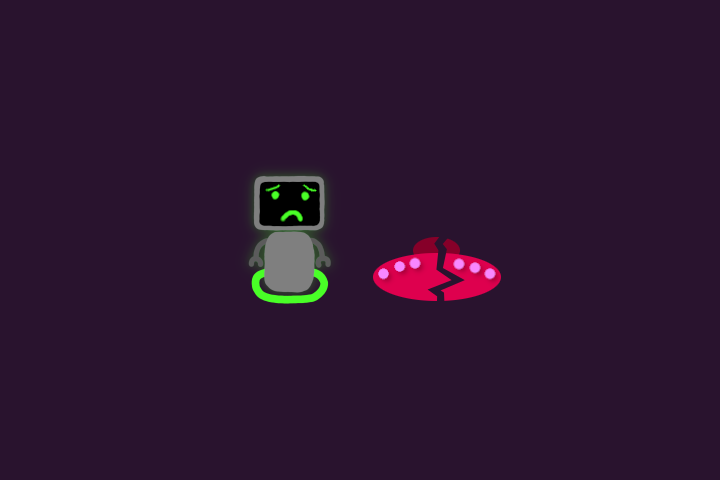
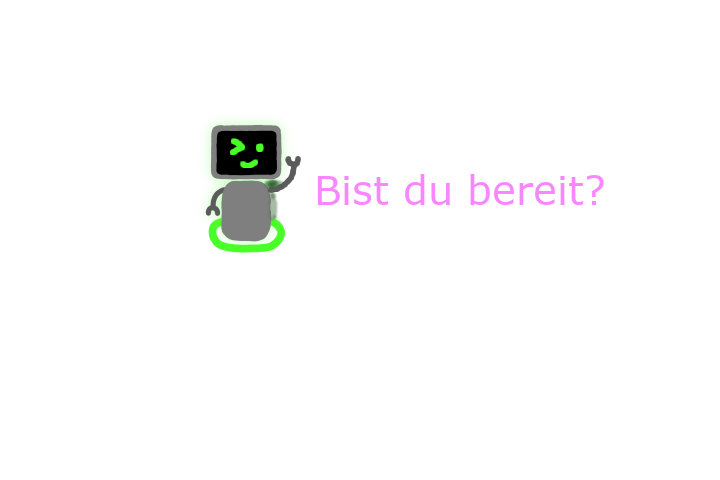
Comparing the layer stacks of the two 720 x 480 images. Changes:
hid group "ufo destroyed" (2 layers) over [184, 0, 717, 310]
hid "slide_1 #2" over [235, 160, 501, 308]
showed group "travel done" (7 layers) over [42, 7, 694, 480]
hid group "introduction" (6 layers) over [25, 19, 669, 448]
hid "Background" over [0, 0, 720, 480]
